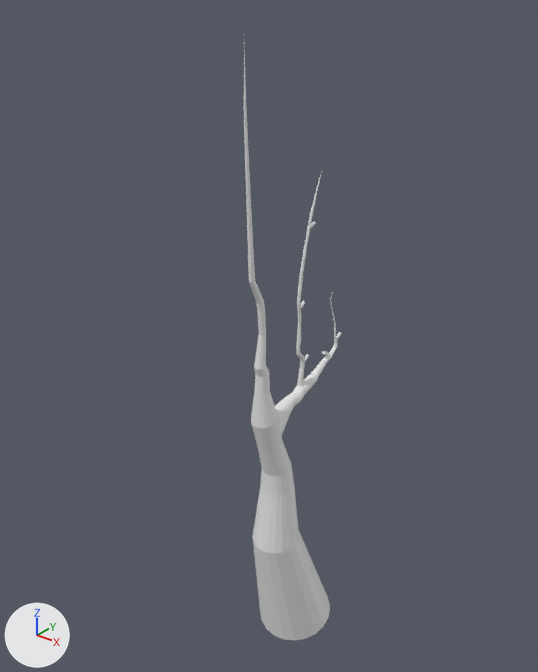
The Blender file Diorama/Diorama.blend as it was, and as the next commit left it.
Camera for both pictures: a 50 mm camera at (6.21, -10.21, 12.24) aimed at (-0.15, -2.27, 7.31). Lighting does not change. The marker at lower left points along +X, +Y and +Z. The first picture is the older version.
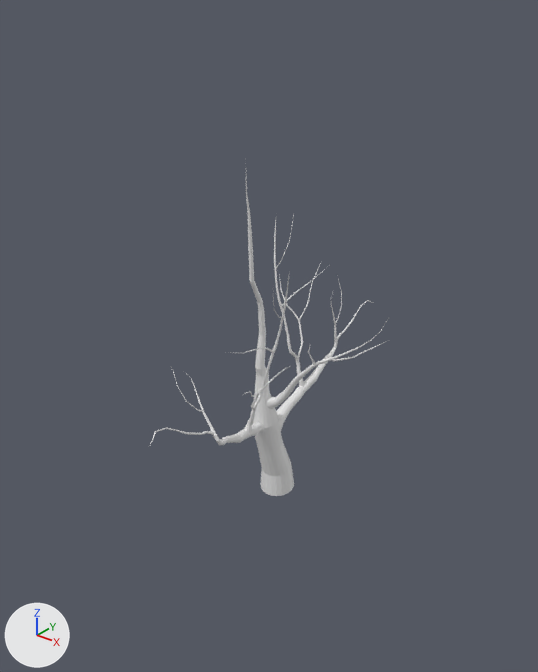
Commit message: Diorama Update 2

Changed parts and their boxes (x1, y1, x2, y2) in the pictures (538 x 672 px; the box of a moved part takes in the faces that stretch with it):
'Trunk', reshaped (44% narrower, 47% shorter): before (244, 42, 330, 641); after (246, 180, 294, 496)
'Cylinder.001', reshaped, moved, turned, rescaled: before (275, 171, 342, 436); after (150, 276, 290, 445)
'Cylinder.002', reshaped: before (311, 221, 316, 228); after (274, 215, 389, 430)
'Lower Right Branch', shown: after (267, 318, 389, 409)
part 1 of me_cylinder_006, moved or reshaped: before (244, 42, 278, 428); after (246, 180, 278, 428)
part 2 of me_cylinder_006, deleted: before (253, 485, 330, 641)
part 3 of me_cylinder_009, added: after (274, 215, 389, 430)
part 4 of me_cylinder_002, added: after (191, 379, 264, 445)
part 5 of me_cylinder_002, added: after (244, 276, 289, 433)
part 6 of me_cylinder_002, added: after (171, 367, 203, 412)
part 7 of me_cylinder_002, added: after (251, 366, 290, 410)
part 8 of me_cylinder_002, added: after (150, 427, 214, 444)
part 9 of me_cylinder_002, deleted: before (296, 171, 322, 387)
part 10 of me_cylinder_002, deleted: before (275, 292, 338, 436)

What changed in the scene script:
```text
Change me_cylinder_006:
    used by ob_trunk; location = (0.0, -2.51, 6.89); rotation_euler = (0.193, 3.142, 3.142), in degrees (11, 180, 180); scale = (0.513, 0.513, 1.0)
    remove me_cylinder_006.from_pydata(...)  # 341 vertices, 341 faces; spans x -1.31..1.31, y -1.0..1.75, z -4.74..5.6
    add me_cylinder_006.from_pydata(...)  # 301 vertices, 301 faces; spans x -0.55..0.55, y -0.43..0.85, z -3.26..2.34
    me_cylinder_006 part 1: 213 vertices moved from x -0.23..0.23, y -1.0..0.56, z -4.74..0.32 to x -0.22..0.22, y -0.43..0.55, z -3.26..0.32
    me_cylinder_006 part 2: 40 vertices removed from x -1.31..1.31, y -0.87..1.75, z 3.32..5.6
Change me_cylinder_002:
    used by ob_cylinder_001; location = (0.0, -0.57, 6.72); rotation_euler = (-1.071, 0.0, 0.0), in degrees (-61, 0, 0); scale = (0.131, 0.131, 0.131)
    remove me_cylinder_002.from_pydata(...)  # 1666 vertices, 1546 faces; spans x -1.2..1.4, y -22.1..1.8, z -16.3..6.6
    add me_cylinder_002.from_pydata(...)  # 1635 vertices, 1525 faces; spans x -8.1..6.5, y -0.1..22.2, z -15.9..7.7
    me_cylinder_002 part 4: a new loose piece of 369 vertices spanning x -0.6..6.5, y 13.8..22.2, z -15.9..-2.7
    me_cylinder_002 part 5: a new loose piece of 305 vertices spanning x -6.6..0.6, y -0.1..21.2, z -11.6..0.8
    me_cylinder_002 part 6: a new loose piece of 199 vertices spanning x 2.7..6.4, y 13.0..18.3, z -2.9..0.4
    me_cylinder_002 part 7: a new loose piece of 161 vertices spanning x -8.1..-0.9, y 10.3..17.7, z -9.3..-0.9
    me_cylinder_002 part 8: a new loose piece of 133 vertices spanning x 0.6..3.8, y 19.6..21.4, z -3.1..7.7
    me_cylinder_002 part 9: the loose piece of 737 vertices spanning x -0.6..0.6, y -22.1..-0.3, z -9.3..6.6 is deleted
    me_cylinder_002 part 10: the loose piece of 673 vertices spanning x -1.2..1.4, y -6.9..1.8, z -16.3..1.6 is deleted
    other edits to the shape of me_cylinder_002 do not show in these pictures
Change me_cylinder_009:
    used by ob_cylinder_002; location = (0.0, -1.4, 8.87); rotation_euler = (-1.149, 0.0, 0.0), in degrees (-66, 0, 0); scale = (0.114, 0.114, 0.114)
    remove me_cylinder_009.from_pydata(...)  # 64 vertices, 34 faces; spans x -0.2..0.2, y -0.2..0.2, z -0.5..0.5
    add me_cylinder_009.from_pydata(...)  # 1832 vertices, 1715 faces; spans x -8.099..10.622, y -0.12..23.356, z -19.623..8.813
    me_cylinder_009 part 3: 1832 vertices added at x -8.099..10.622, y -0.12..23.356, z -19.623..8.813
    other edits to the shape of me_cylinder_009 do not show in these pictures
Change ob_lower_right_branch:
    remove ob_lower_right_branch.hide_set(True)
Change ob_cylinder_001:
    ob_cylinder_001.location: (0.0, -0.57, 6.72) -> (0.21, -3.33, 8.87)
    ob_cylinder_001.rotation_euler: (-1.071, 0.0, 0.0) -> (-1.149, 0.0, -2.907)  # degrees (-61, 0, 0) -> degrees (-66, 0, -167)
    ob_cylinder_001.scale: (0.131, 0.131, 0.131) -> (0.114, 0.114, 0.114)
```
